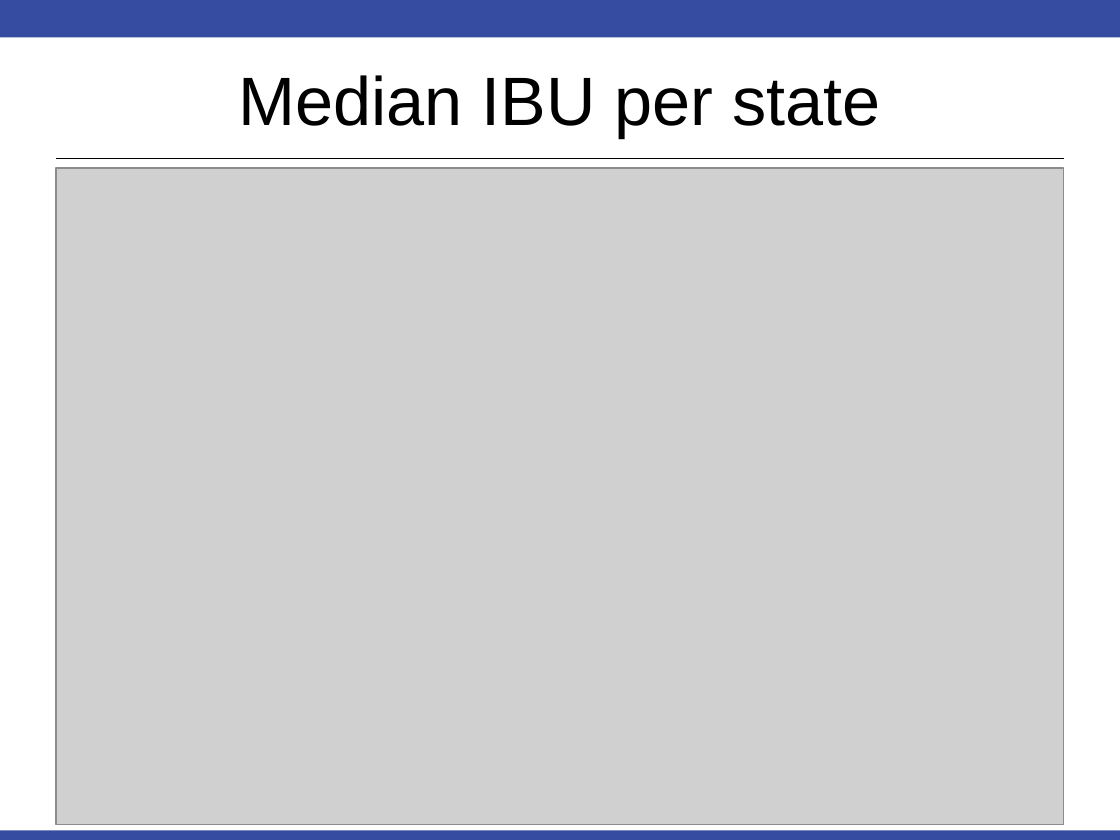
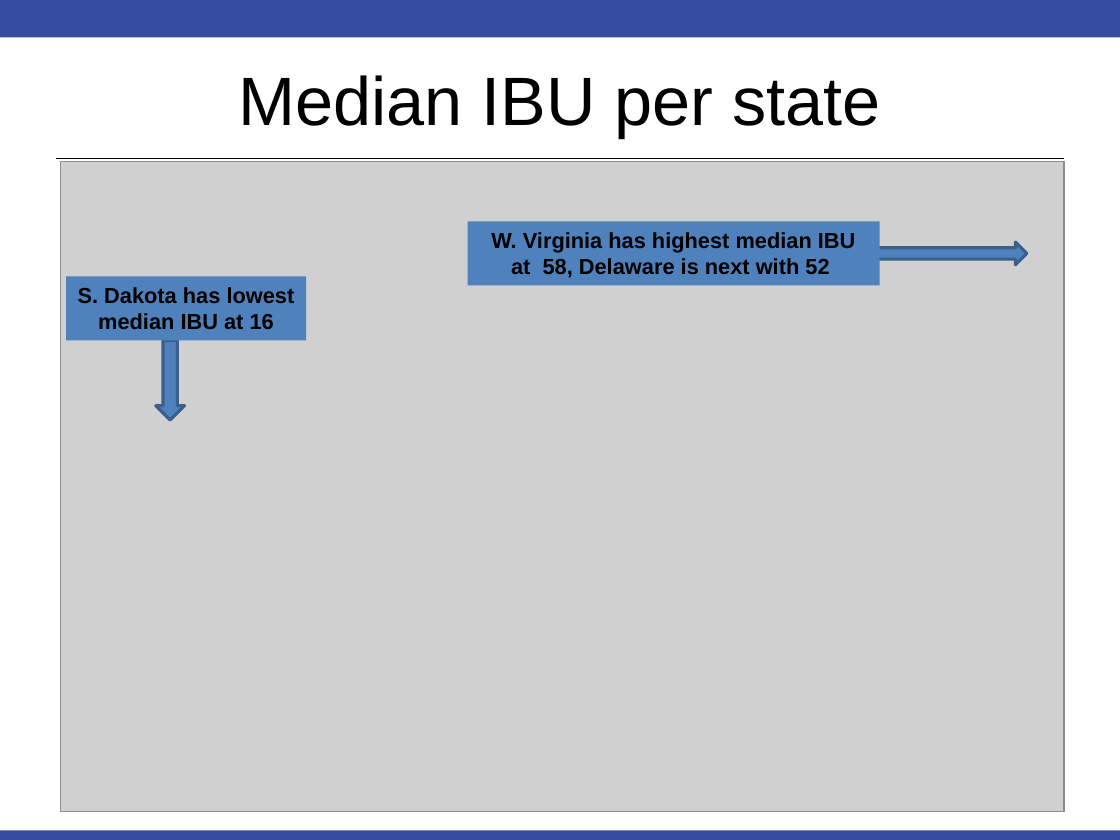
Before and after one commit to mbhedge/Unit_8_Preso, a slide deck: slide 5 of Unit 9 Case Study_Nelson_Hedge.pptx (slide 8 before the commit). Drawn at 1120x840 pixels with LibreOffice and Linux fonts; fonts in the diff are those of the drawing; grey boxes stand for pictures. Boxes give left, top, right and bottom in pixels: in the first picture for what was removed or moved away, otherwise in the second. Text is boxed around its words. In the diff, an @@ line names an element or a change of style, - is before the commit and + after.

```diff
--- a/Unit 9 Case Study_Nelson_Hedge.pptx
+++ b/Unit 9 Case Study_Nelson_Hedge.pptx
@@ picture: place and size @@
-picture at [56,168,1064,824]
+picture at [60,162,1064,812]
@@ rectangle added at [468,222,880,286], fill #4F81BD, 14 pt, text #000000, bold @@
+W. Virginia has highest median IBU at 58, Delaware is next with 52
@@ right arrow added at [867,242,1027,264], fill #4F81BD, outline #3A5F8C 2 pt @@
@@ rectangle added at [66,277,306,340], fill #4F81BD, 14 pt, text #000000, bold @@
+S. Dakota has lowest median IBU at 16
@@ down arrow added at [156,340,185,420], fill #4F81BD, outline #3A5F8C 2 pt @@
```
Also in this commit, not shown: 6 other slides changed, 4 slides added, 6 slides removed.
